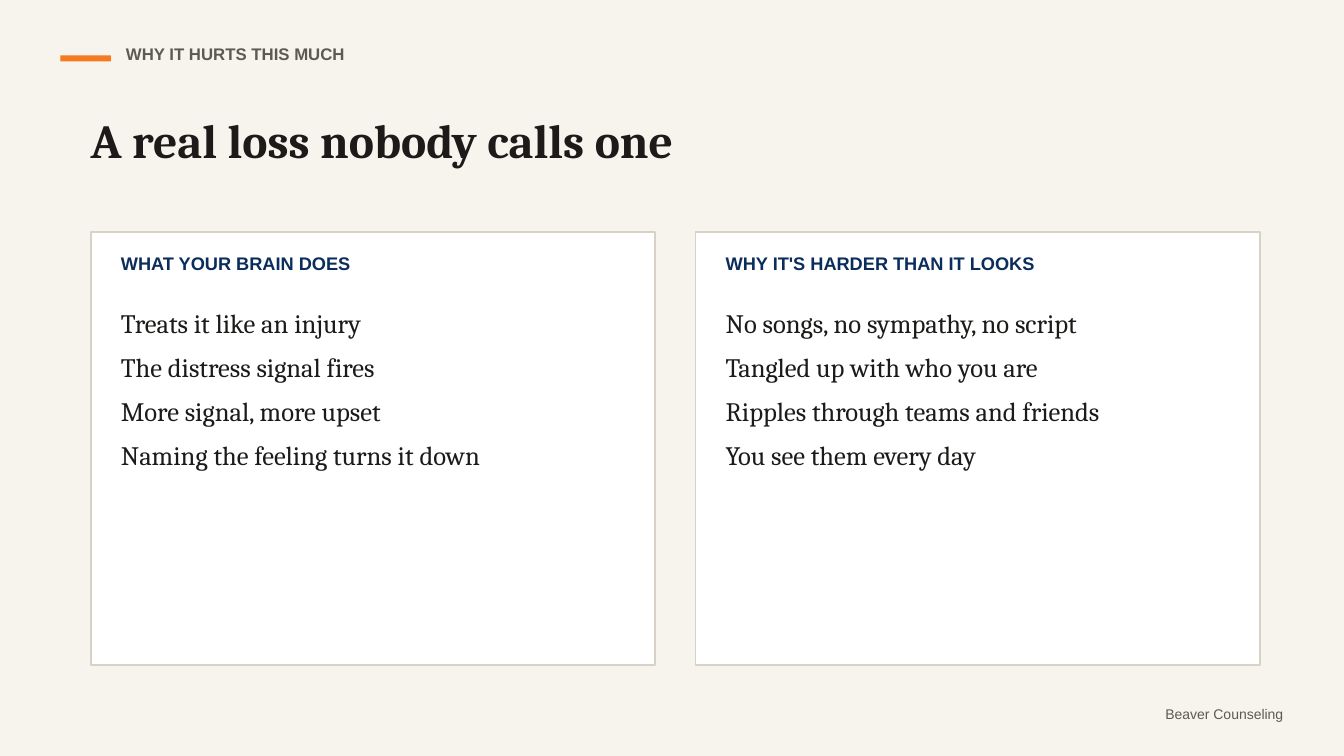
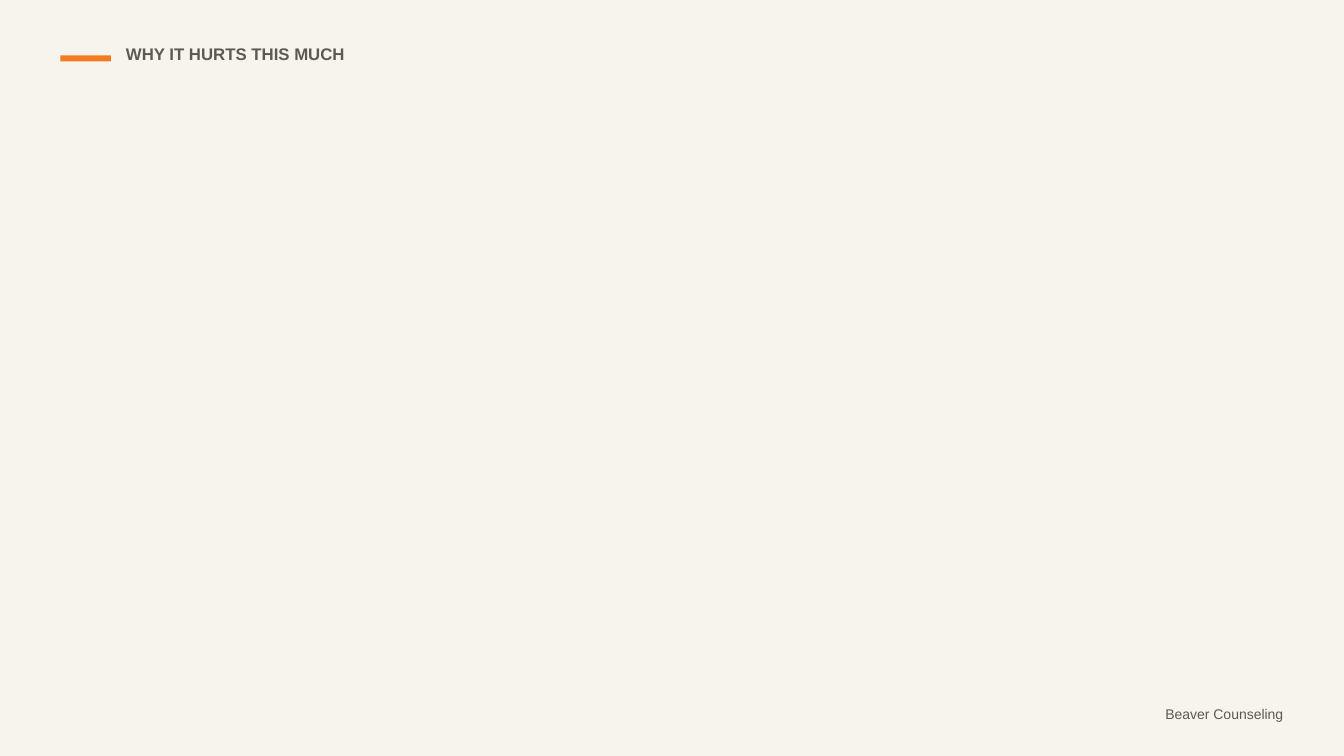
Before and after one commit to rmwtoolkit/bcds-toolkit, a slide deck: slide 6 of decks/friendship-breakups-lesson-v2.pptx (slide 5 before the commit). Drawn at 1344x756 pixels with LibreOffice and Linux fonts; fonts in the diff are those of the drawing; background and template pictures are left out. Boxes give left, top, right and bottom in pixels: in the first picture for what was removed or moved away, otherwise in the second. Text is boxed around its words. In the diff, an @@ line names an element or a change of style, - is before the commit and + after.

```diff
--- a/decks/friendship-breakups-lesson-v2.pptx
+++ b/decks/friendship-breakups-lesson-v2.pptx
@@ text removed at <box>91,125,673,168</box> @@
-A real loss nobody calls one
@@ rectangle removed at <box>91,232,655,665</box> @@
@@ rectangle removed at <box>696,232,1260,665</box> @@
@@ text removed at <box>121,257,350,270</box> @@
-WHAT YOUR BRAIN DOES
@@ text removed at <box>726,257,1035,270</box> @@
-WHY IT'S HARDER THAN IT LOOKS
@@ text removed at <box>121,314,480,471</box> @@
-Treats it like an injury
-The distress signal fires
-More signal, more upset
-Naming the feeling turns it down
@@ text removed at <box>726,314,1099,471</box> @@
-No songs, no sympathy, no script
-Tangled up with who you are
-Ripples through teams and friends
-You see them every day
```
Also in this commit, not shown: 8 other slides changed, 11 slides added, 1 slide removed, 23 other files.
